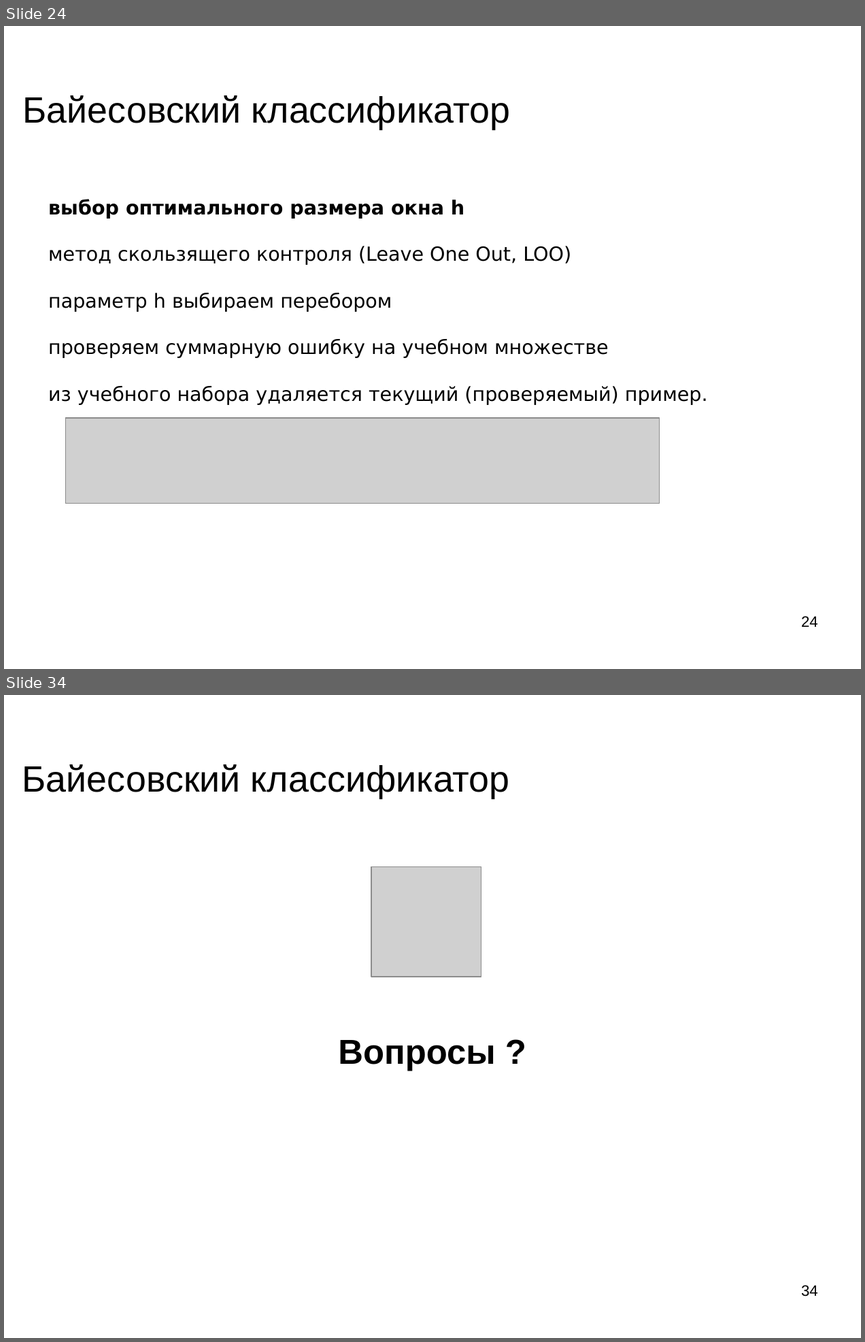
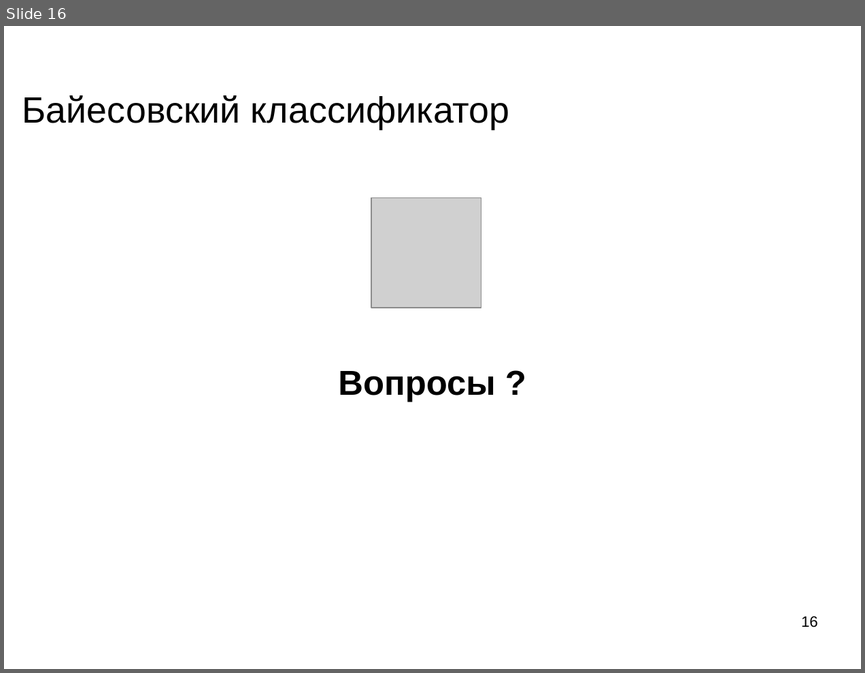
Before and after one commit to mechanoid5/ml_lectorium_legacy, a slide deck: 09-bayes.odp. Shown one above the other, each under a label of ours: slides 24 and 34 before the commit, slide 16 after it; the slides between them are not shown. The pictures are 865x1342 and 865x673 pixels, drawn with LibreOffice and Linux fonts; fonts in the diff are those of the drawing; grey boxes stand for pictures; background and template pictures are left out. Boxes give left, top, right and bottom in pixels: in the first picture for what was removed or moved away, otherwise in the second. Text is boxed around its words. In the diff, an @@ line names an element or a change of style, - is before the commit and + after.

```diff
--- a/09-bayes.odp
+++ b/09-bayes.odp
@@ slide 24 removed at <box>4,26,861,669</box>, background picture (left out) @@
@@ title removed at <box>22,95,511,129</box> @@
-Байесовский классификатор
@@ text removed at <box>48,199,708,405</box> @@
-выбор оптимального размера окна h
-метод скользящего контроля (Leave One Out, LOO)
-параметр h выбираем перебором
-проверяем суммарную ошибку на учебном множестве
-из учебного набора удаляется текущий (проверяемый) пример.
@@ picture removed at <box>65,418,660,503</box> @@
@@ page number removed at <box>801,616,818,626</box> @@
-24
@@ what was slide 34 is now slide 16 @@
@@ page number at <box>801,616,818,627</box>: text changed @@
-34
+16
```
Also in this commit, not shown: 8 slides changed, 5 slides added, 22 other slides removed, 2 other files.
